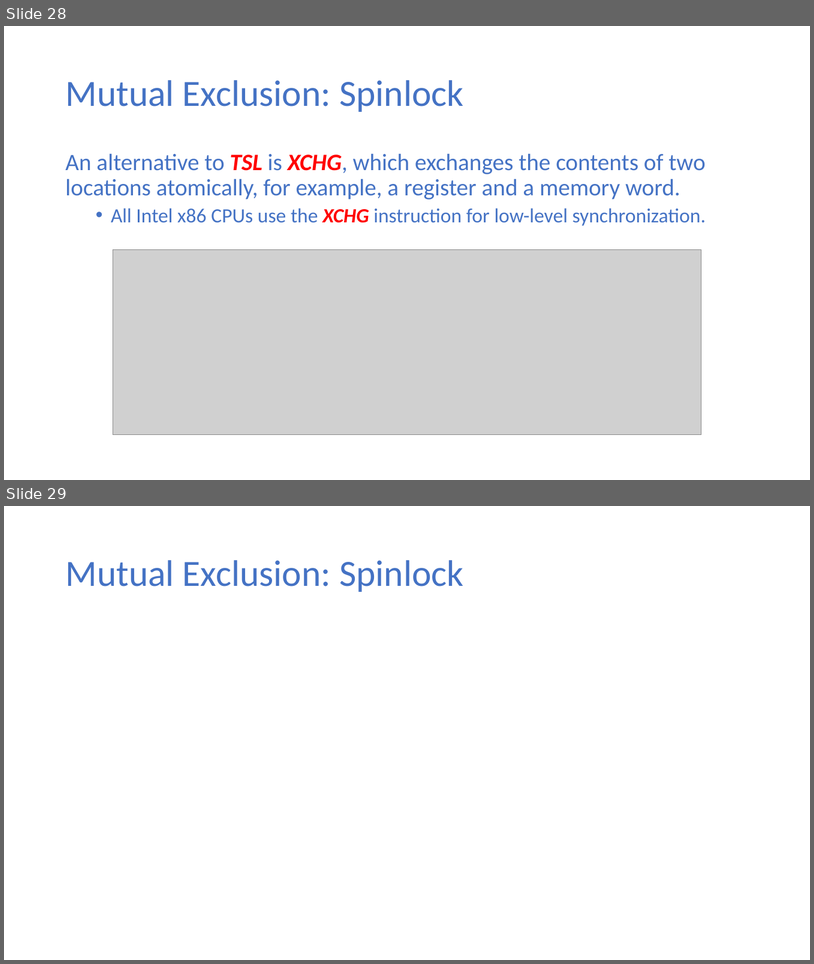
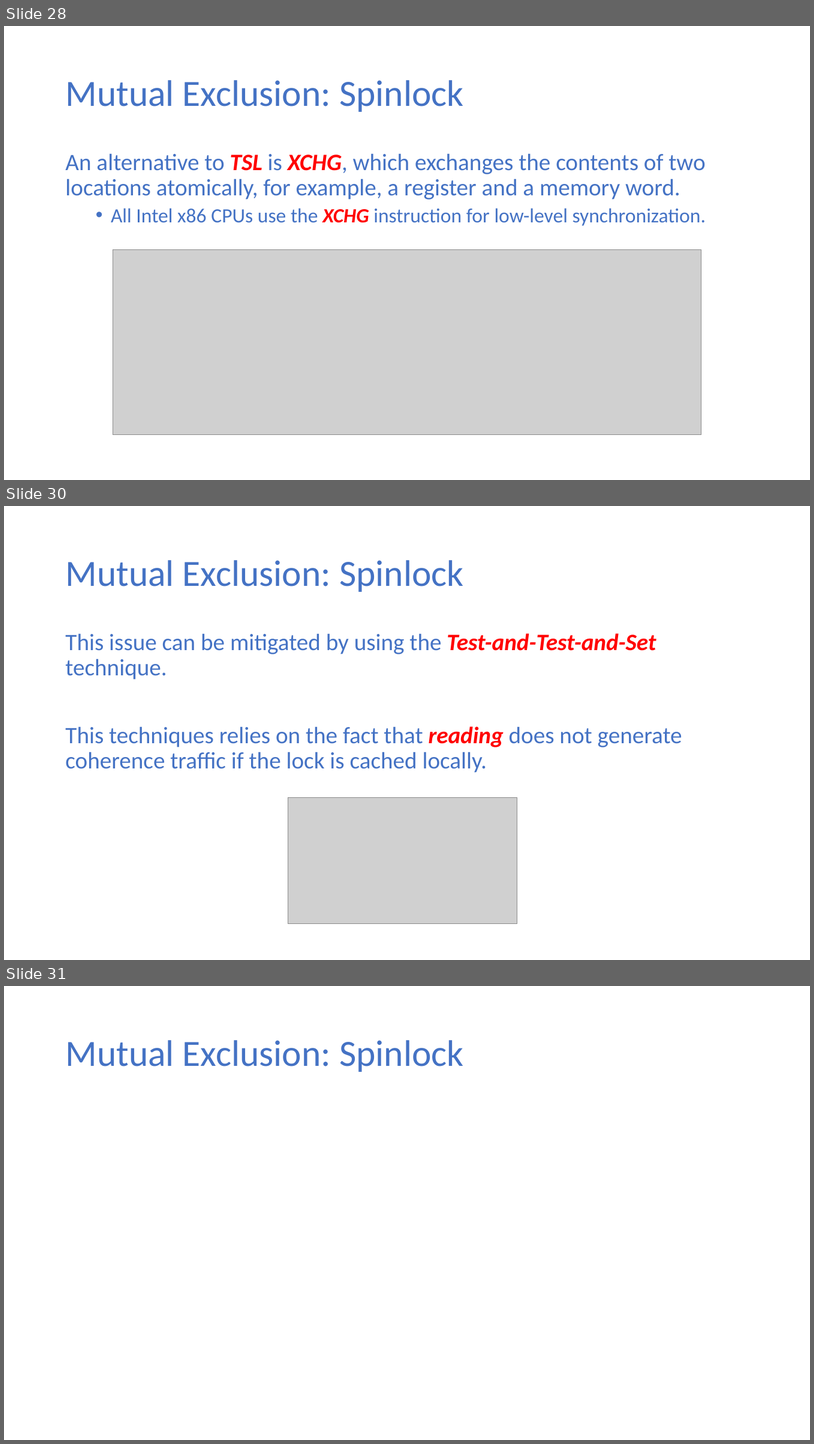
Before and after one commit to ekkapotc/PC, a slide deck: Slides/Lecture 3.pptx. Shown one above the other, each under a label of ours: slides 28 and 29 before the commit, slides 28, 30 and 31 after it; the slides between them are not shown. The pictures are 814x964 and 814x1444 pixels, drawn with LibreOffice and Linux fonts; fonts in the diff are those of the drawing; grey boxes stand for pictures. Boxes give left, top, right and bottom in pixels: in the first picture for what was removed or moved away, otherwise in the second. Text is boxed around its words. In the diff, an @@ line names an element or a change of style, - is before the commit and + after.

```diff
--- a/Slides/Lecture 3.pptx
+++ b/Slides/Lecture 3.pptx
@@ slide 30 added at box(4, 506, 810, 960), background #FFFFFF @@
@@ title added at box(65, 560, 464, 592), 44 pt, text #4472C4 @@
+Mutual Exclusion: Spinlock
@@ text added at box(65, 633, 683, 772), 28 pt, text #4472C4 @@
+This issue can be mitigated by using the Test-and-Test-and-Set technique.
+This techniques relies on the fact that reading does not generate coherence traffic if the lock is cached locally.
@@ picture added at box(288, 798, 518, 924) @@
@@ what was slide 29 is now slide 31 @@
```
Also in this commit, not shown: 1 other slide added.
